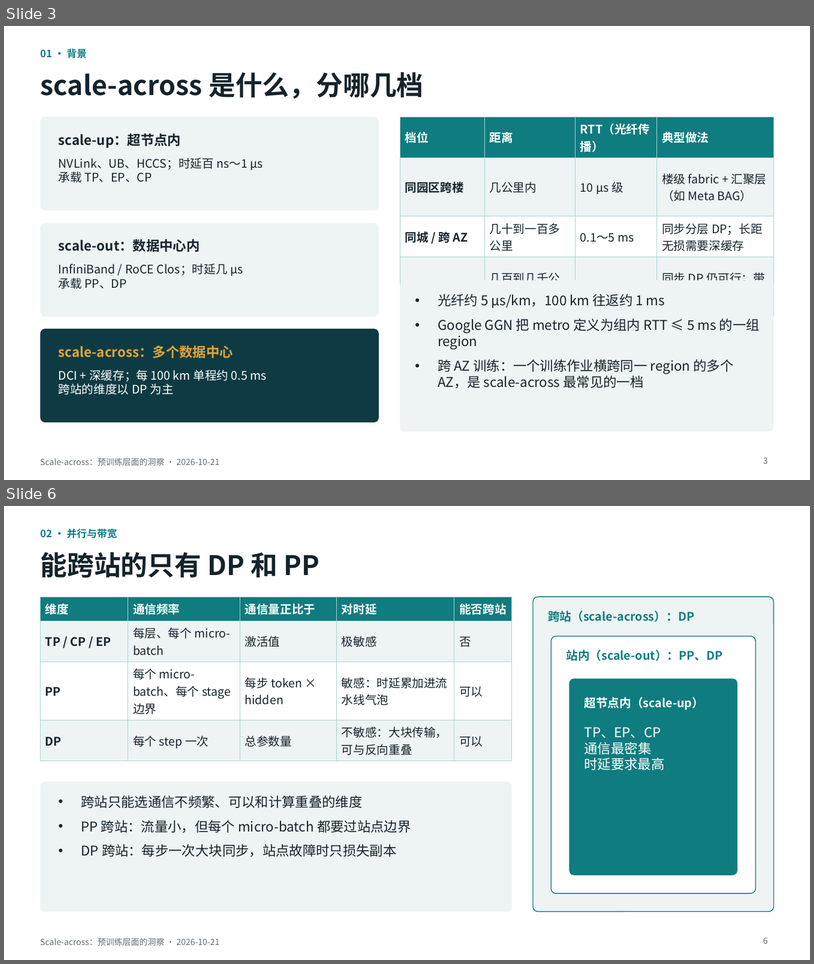
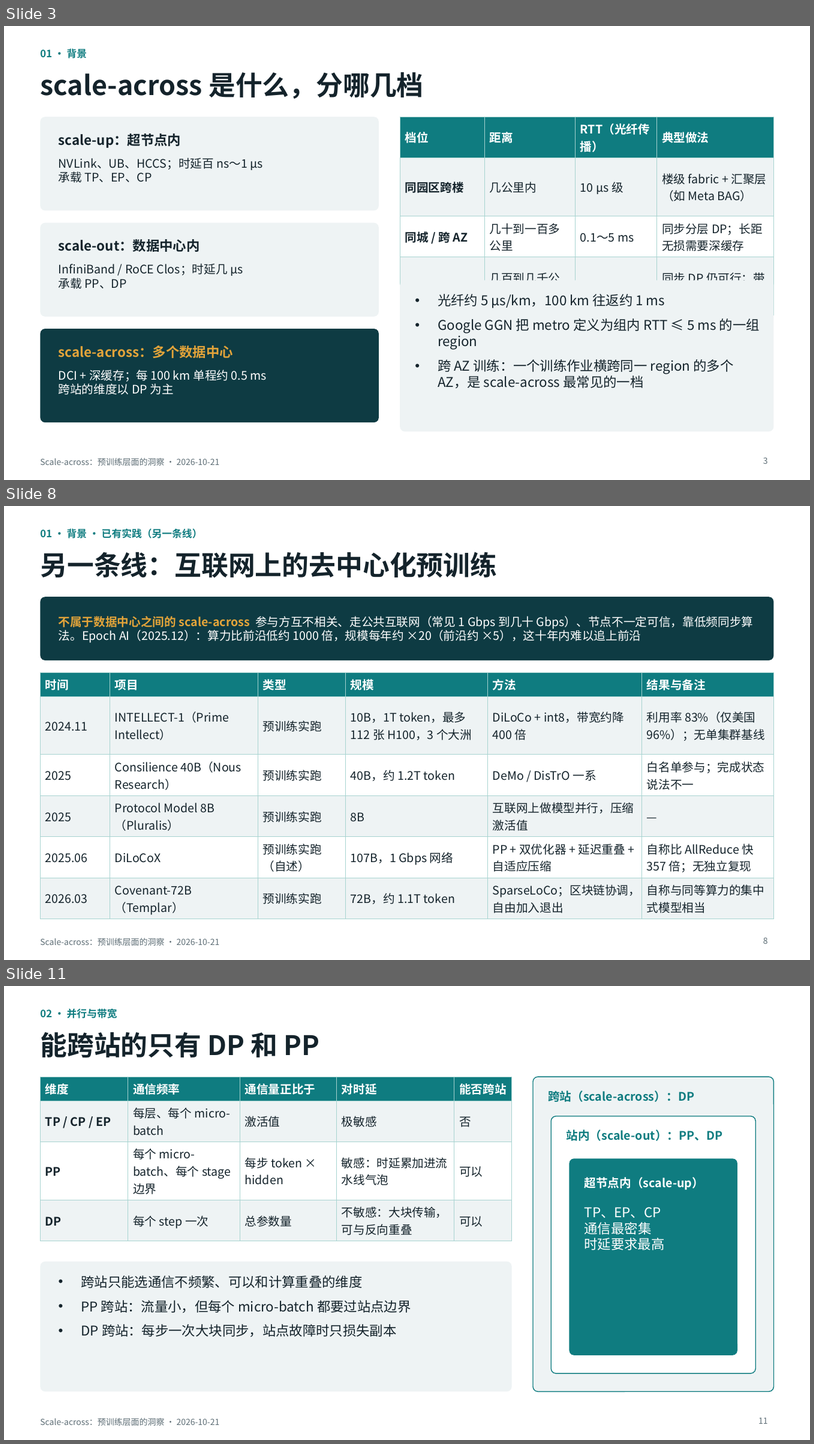
Before and after one commit to LuisXinYe/Transfer-Repo, a slide deck: scale-across_预训练洞察.pptx. Shown one above the other, each under a label of ours: slides 3 and 6 before the commit, slides 3, 8 and 11 after it; the slides between them are not shown. The pictures are 814x964 and 814x1444 pixels, drawn with LibreOffice and Linux fonts; fonts in the diff are those of the drawing. Boxes give left, top, right and bottom in pixels: in the first picture for what was removed or moved away, otherwise in the second. Text is boxed around its words. In the diff, an @@ line names an element or a change of style, - is before the commit and + after.

```diff
--- a/scale-across_预训练洞察.pptx
+++ b/scale-across_预训练洞察.pptx
@@ slide 8 added at [4,506,810,960], background #FFFFFF; not listed: 1 template element that a slide beside it also shows @@
@@ text added at [40,528,203,538], 12 pt, text #0F7C80, bold @@
+01 · 背景 · 已有实践（另一条线）
@@ title added at [40,552,497,578], 32 pt, text #14232B, bold @@
+另一条线：互联网上的去中心化预训练
@@ rounded rectangle added at [40,597,774,660], fill #0E3B43 @@
@@ text added at [59,616,753,643], 14 pt, text #FFFFFF @@
+不属于数据中心之间的 scale-across 参与方互不相关、走公共互联网（常见 1 Gbps 到几十 Gbps）、节点不一定可信，靠低频同步算法。Epoch AI（2025.12）：算力比前沿低约 1000 倍，规模每年约 ×20（前沿约 ×5），这十年内难以追上前沿
@@ table added at [40,672,774,917], 6 rows, 6 columns @@
+时间 | 项目 | 类型 | 规模 | 方法 | 结果与备注
+2024.11 | INTELLECT-1（Prime Intellect） | 预训练实跑 | 10B，1T token，最多 112 张 H100，3 个大洲 | DiLoCo + int8，带宽约降 400 倍 | 利用率 83%（仅美国 96%）；无单集群基线
+2025 | Consilience 40B（Nous Research） | 预训练实跑 | 40B，约 1.2T token | DeMo / DisTrO 一系 | 白名单参与；完成状态说法不一
+2025 | Protocol Model 8B（Pluralis） | 预训练实跑 | 8B | 互联网上做模型并行，压缩激活值 | —
+2025.06 | DiLoCoX | 预训练实跑（自述） | 107B，1 Gbps 网络 | PP + 双优化器 + 延迟重叠 + 自适应压缩 | 自称比 AllReduce 快 357 倍；无独立复现
+2026.03 | Covenant-72B（Templar） | 预训练实跑 | 72B，约 1.1T token | SparseLoCo；区块链协调，自由加入退出 | 自称与同等算力的集中式模型相当
@@ page number added at [764,937,768,943], 10 pt, text #5E6E76 @@
+8
@@ what was slide 6 is now slide 11 @@
@@ page number at [759,1417,768,1423]: text changed @@
-6
+11
```
Also in this commit, not shown: 5 slides changed, 6 other slides added, 1 slide removed.
